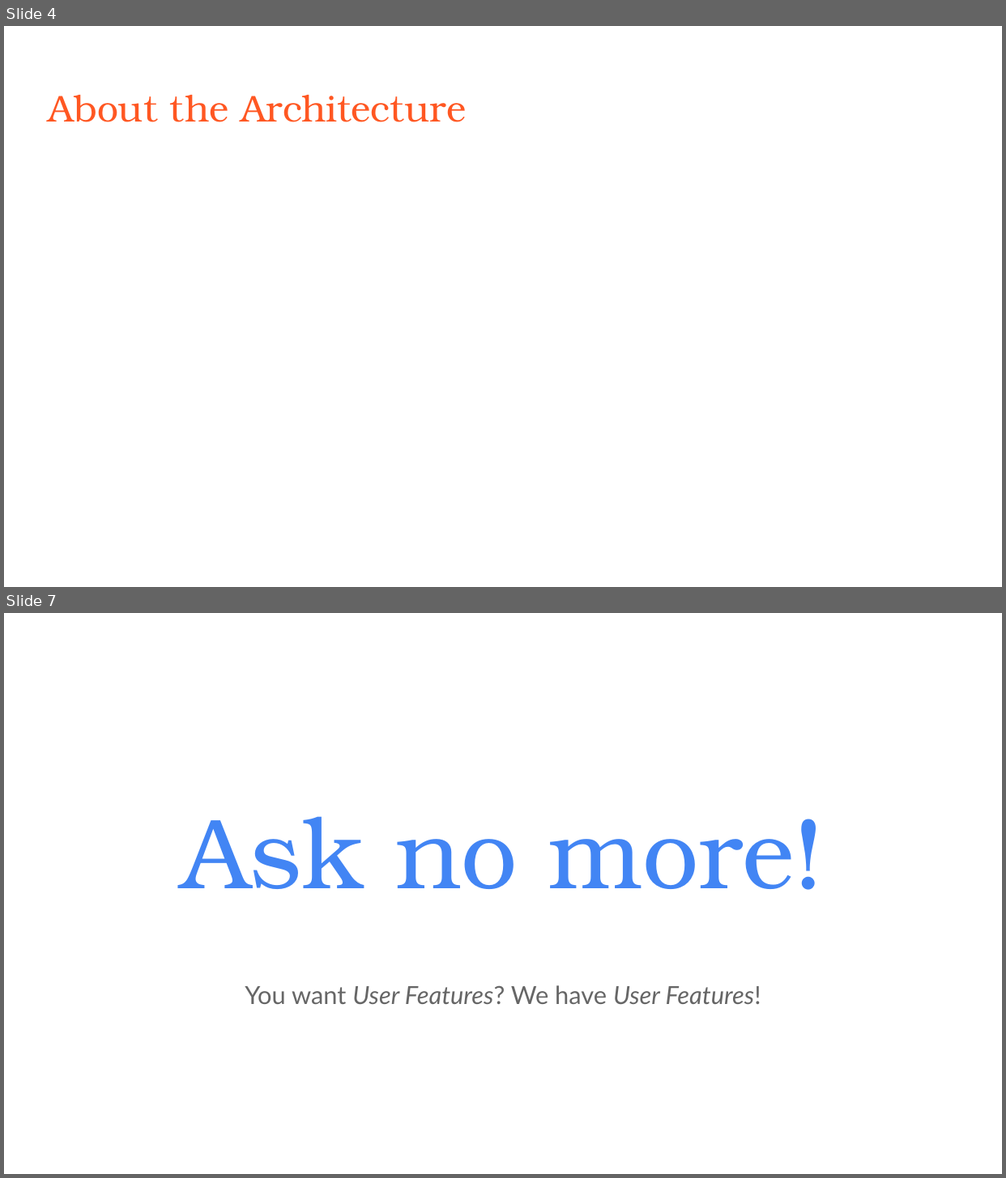
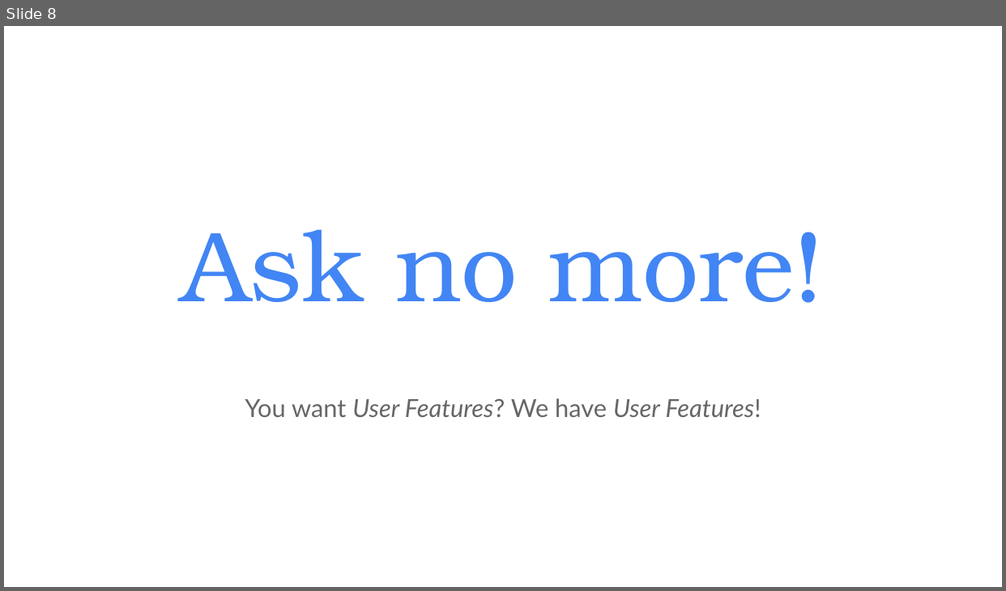
Before and after one commit to aliswh/lastfm, a slide deck: presentazione.pptx. Shown one above the other, each under a label of ours: slides 4 and 7 before the commit, slide 8 after it; the slides between them are not shown. The pictures are 1006x1178 and 1006x591 pixels, drawn with LibreOffice and Linux fonts; fonts in the diff are those of the drawing. Boxes give left, top, right and bottom in pixels: in the first picture for what was removed or moved away, otherwise in the second. Text is boxed around its words. In the diff, an @@ line names an element or a change of style, - is before the commit and + after.

```diff
--- a/presentazione.pptx
+++ b/presentazione.pptx
@@ slide 4 removed at box(4, 26, 1002, 587), background #FFFFFF @@
@@ title removed at box(48, 95, 466, 122) @@
-About the Architecture
@@ what was slide 7 is now slide 8 @@
```
Also in this commit, not shown: 5 slides changed, 7 slides added, 4 other slides removed, 2 other files.
